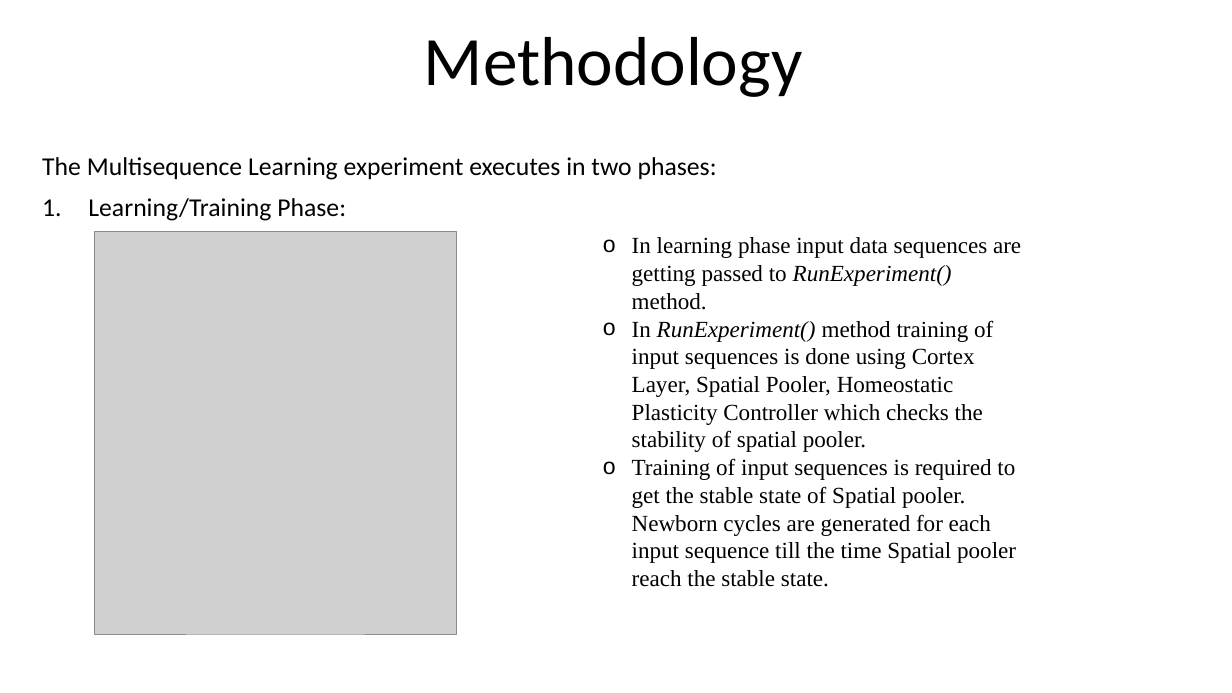
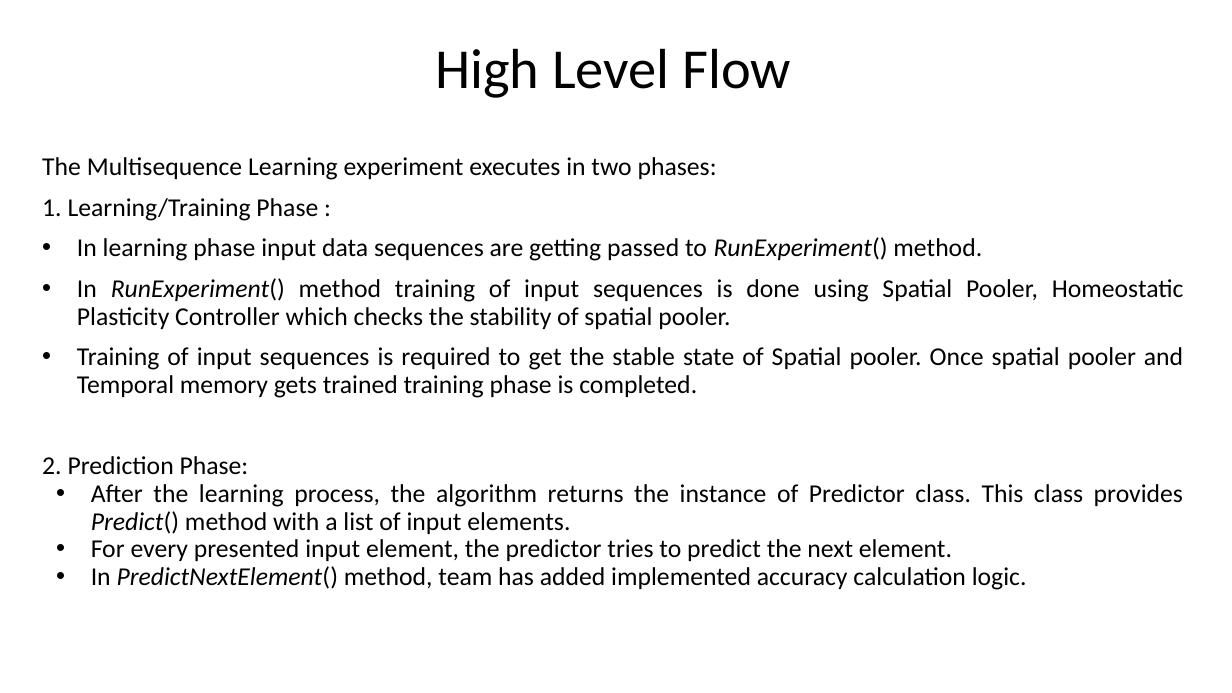
Before and after one commit to ddobric/neocortexapi, a slide deck: slide 5 of source/MySEProject/Documentation/ML2223_15 Approve Prediction of Multisequence Learning.pptx (slide 4 before the commit). Drawn at 1232x693 pixels with LibreOffice and Linux fonts; fonts in the diff are those of the drawing; grey boxes stand for pictures. Boxes give left, top, right and bottom in pixels: in the first picture for what was removed or moved away, otherwise in the second. Text is boxed around its words. In the diff, an @@ line names an element or a change of style, - is before the commit and + after.

Commit message:
Modified Presentation with High Level flow

```diff
--- a/source/MySEProject/Documentation/ML2223_15 Approve Prediction of Multisequence Learning.pptx
+++ b/source/MySEProject/Documentation/ML2223_15 Approve Prediction of Multisequence Learning.pptx
@@ title at (435, 48, 791, 98): text changed; size 54 to 44 pt @@
-Methodology
+High Level Flow
@@ subtitle at (42, 198, 1184, 590): text changed @@
-1. Learning/Training Phase:
+1. Learning/Training Phase :
+• In learning phase input data sequences are getting passed to RunExperiment() method.
+• In RunExperiment() method training of input sequences is done using Spatial Pooler, Homeostatic Plasticity Controller which checks the stability of spatial pooler.
+• Training of input sequences is required to get the stable state of Spatial pooler. Once spatial pooler and Temporal memory gets trained training phase is completed.
+2. Prediction Phase:
+• After the learning process, the algorithm returns the instance of Predictor class. This class provides Predict() method with a list of input elements.
+• For every presented input element, the predictor tries to predict the next element.
+• In PredictNextElement() method, team has added implemented accuracy calculation logic.
@@ picture removed at (94, 232, 457, 634) @@
@@ text removed at (632, 237, 1021, 587) @@
-o In learning phase input data sequences are getting passed to RunExperiment() method.
-o In RunExperiment() method training of input sequences is done using Cortex Layer, Spatial Pooler, Homeostatic Plasticity Controller which checks the stability of spatial pooler.
-o Training of input sequences is required to get the stable state of Spatial pooler. Newborn cycles are generated for each input sequence till the time Spatial pooler reach the stable state.
```
Also in this commit, not shown: 3 other slides changed, 1 slide added, 1 slide removed.
